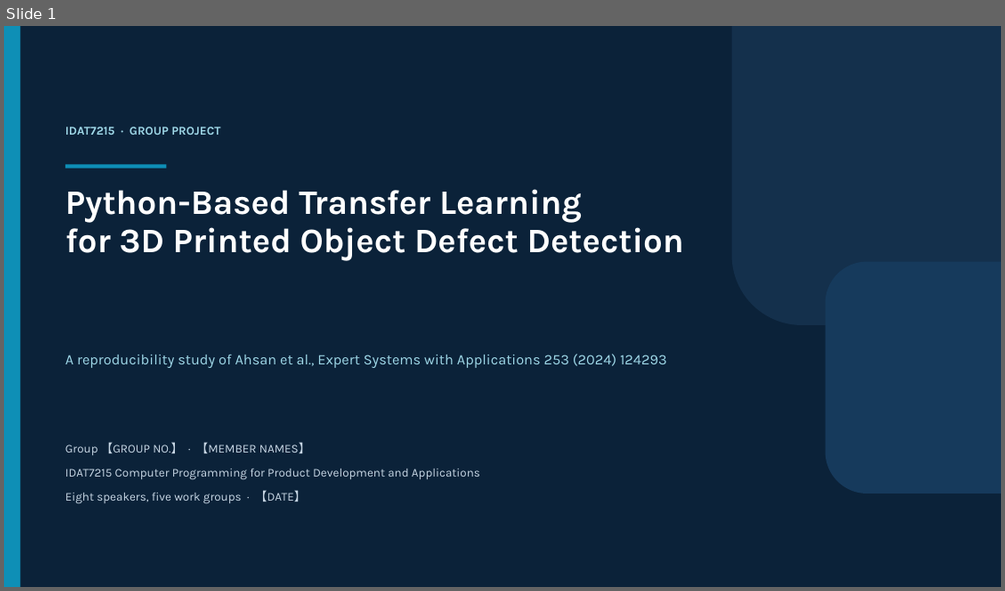
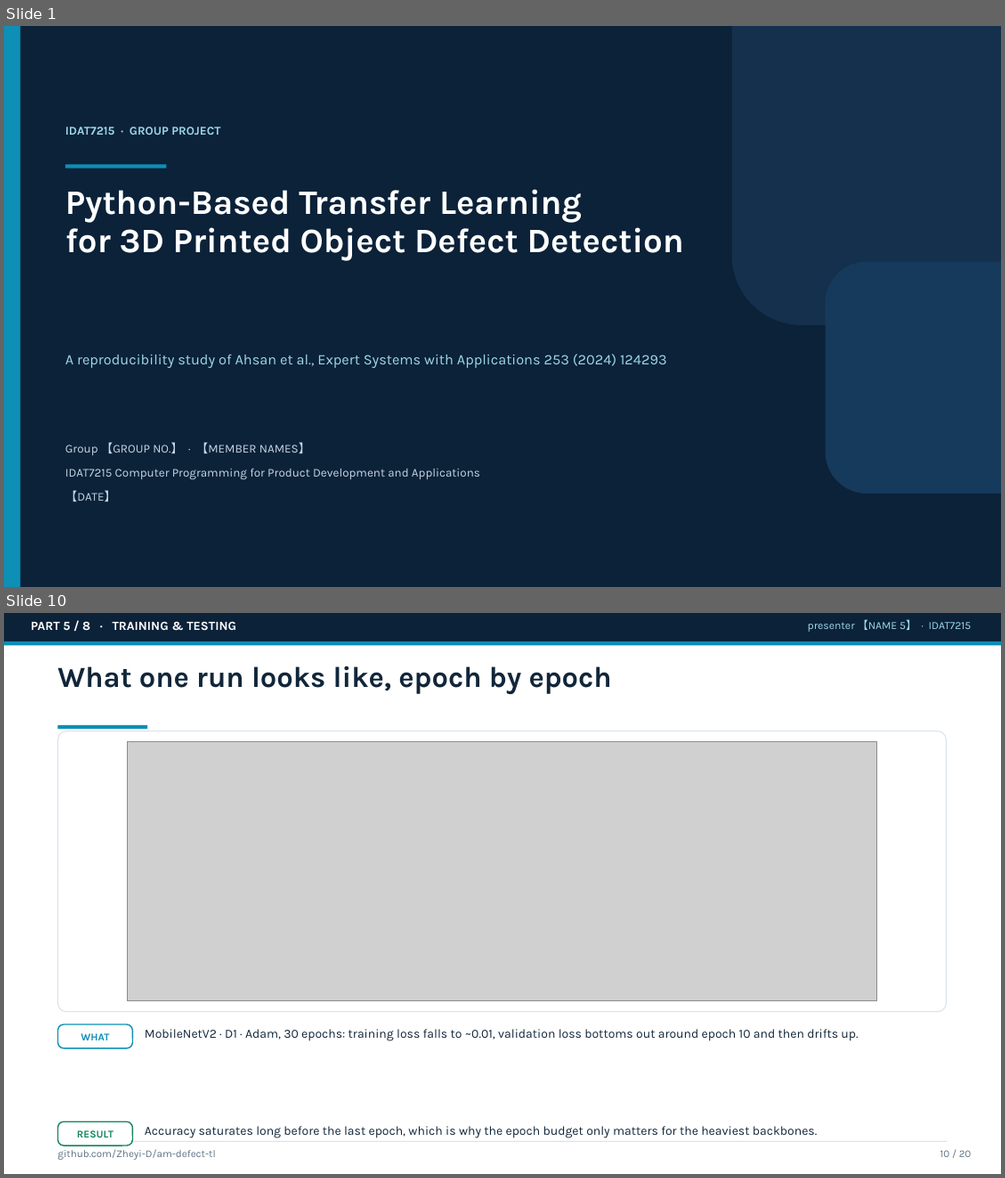
Before and after one commit to Zheyi-D/am-defect-tl, a slide deck: reports/slides_draft.pptx. Shown one above the other, each under a label of ours: slide 1 before the commit, slides 1 and 10 after it; the slides between them are not shown. The pictures are 1005x591 and 1005x1178 pixels, drawn with LibreOffice and Linux fonts; fonts in the diff are those of the drawing; grey boxes stand for pictures. Boxes give left, top, right and bottom in pixels: in the first picture for what was removed or moved away, otherwise in the second. Text is boxed around its words. In the diff, an @@ line names an element or a change of style, - is before the commit and + after.

```diff
--- a/reports/slides_draft.pptx
+++ b/reports/slides_draft.pptx
@@ slide 10 added at [4,613,1001,1174], background #FFFFFF @@
@@ rectangle added at [4,613,1001,641], fill #0B2239 @@
@@ text added at [31,621,236,631], 12 pt, text #FFFFFF, bold @@
+PART 5 / 8 · TRAINING & TESTING
@@ text added at [808,619,971,632], 10.5 pt, text #9FD8E8 @@
+presenter 【NAME 5】 · IDAT7215
@@ rectangle added at [4,641,1001,646], fill #0E8FB6 @@
@@ text added at [57,666,612,694], 28 pt, text #12263A, bold @@
+What one run looks like, epoch by epoch
@@ rectangle added at [57,725,147,729], fill #0E8FB6 @@
@@ rounded rectangle added at [57,731,947,1012], fill #FFFFFF, outline #D9E3EC 0.9 pt @@
@@ picture added at [128,742,877,1001] @@
@@ rounded rectangle added at [57,1024,133,1048], fill #FFFFFF, outline #0E8FB6 1.2 pt @@
@@ text added at [81,1033,109,1040], 10 pt, text #0E8FB6, bold @@
+WHAT
@@ text added at [145,1029,858,1041], 12 pt, text #12263A @@
+MobileNetV2 · D1 · Adam, 30 epochs: training loss falls to ~0.01, validation loss bottoms out around epoch 10 and then drifts up.
@@ rectangle added at [57,1141,947,1142], fill #D9E3EC @@
@@ rounded rectangle added at [57,1121,133,1145], fill #FFFFFF, outline #12855A 1.2 pt @@
@@ text added at [77,1130,113,1137], 10 pt, text #12855A, bold @@
+RESULT
@@ text added at [145,1126,817,1138], 12 pt, text #12263A @@
+Accuracy saturates long before the last epoch, which is why the epoch budget only matters for the heaviest backbones.
@@ text added at [57,1149,215,1159], 10 pt, text #5F7488 @@
+github.com/Zheyi-D/am-defect-tl
@@ text added at [940,1150,971,1157], 10 pt, text #5F7488 @@
+10 / 20
@@ slide 1 changed as well @@
@@ text at [65,490,116,501]: text changed @@
-Eight speakers, five work groups · 【DATE】
+【DATE】
```
Also in this commit, not shown: 15 other slides changed, 3 other slides added, 8 slides removed, 2 other files.
